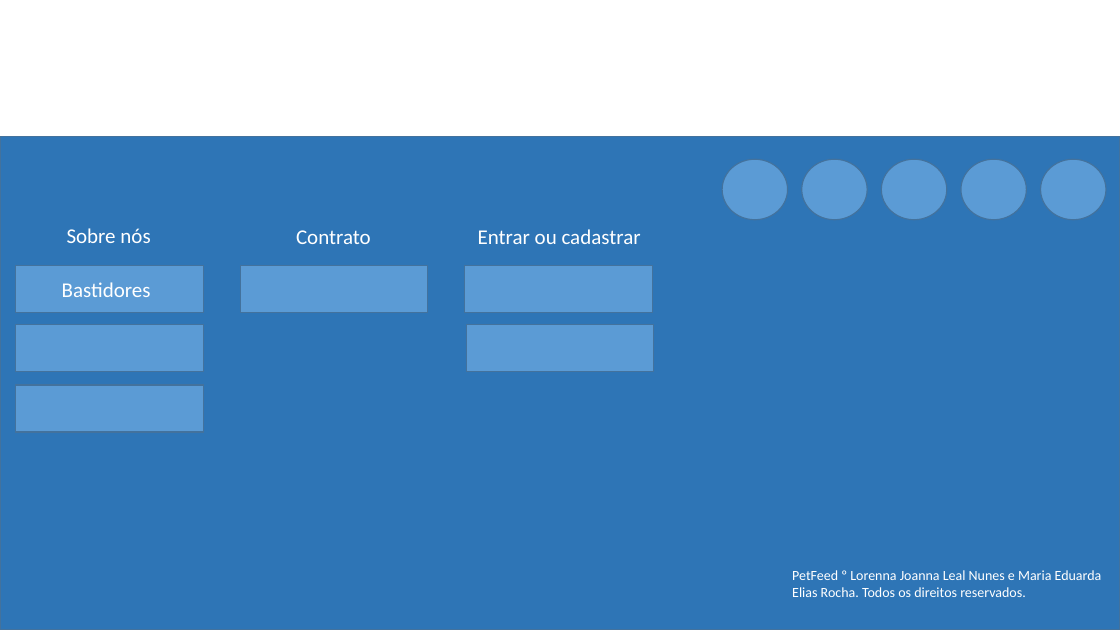
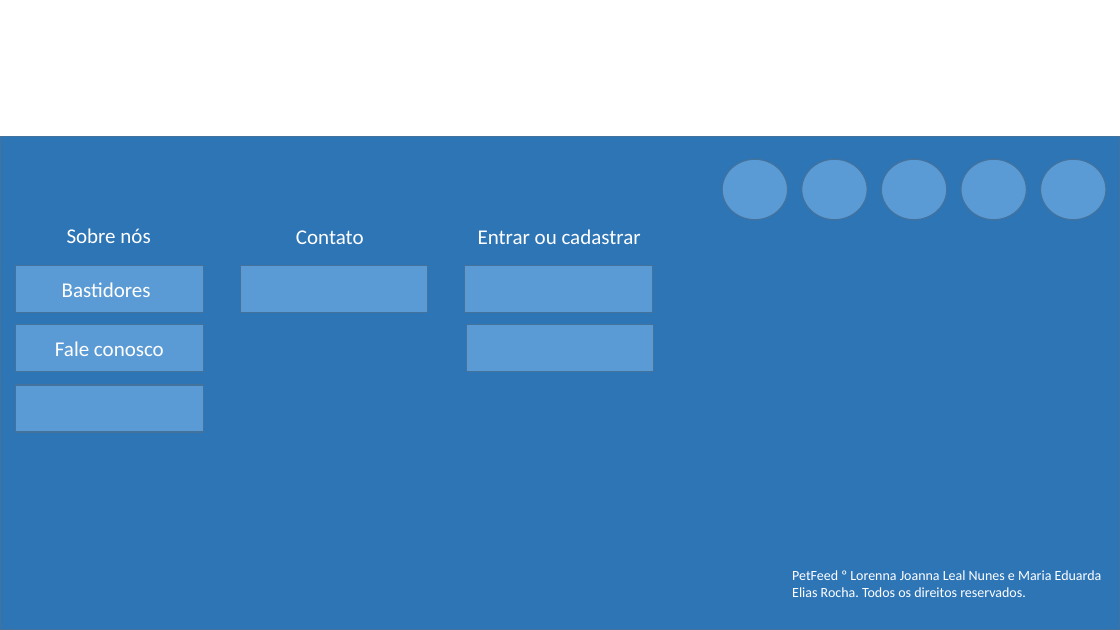
Before and after one commit to DudaElias/ProjetoParaAnimais, a slide deck: slide 9 of Ideias/PP.pptx (slide 5 before the commit). Drawn at 1120x630 pixels with LibreOffice and Linux fonts; fonts in the diff are those of the drawing. Boxes give left, top, right and bottom in pixels: in the first picture for what was removed or moved away, otherwise in the second. Text is boxed around its words. In the diff, an @@ line names an element or a change of style, - is before the commit and + after.

```diff
--- a/Ideias/PP.pptx
+++ b/Ideias/PP.pptx
@@ text at bbox=[296, 230, 364, 244]: text changed @@
-Contrato
+Contato
@@ text in rectangle at bbox=[55, 341, 164, 356]: text added @@
+Fale conosco
```
Also in this commit, not shown: 2 other slides changed, 4 slides added, 6 other files.
